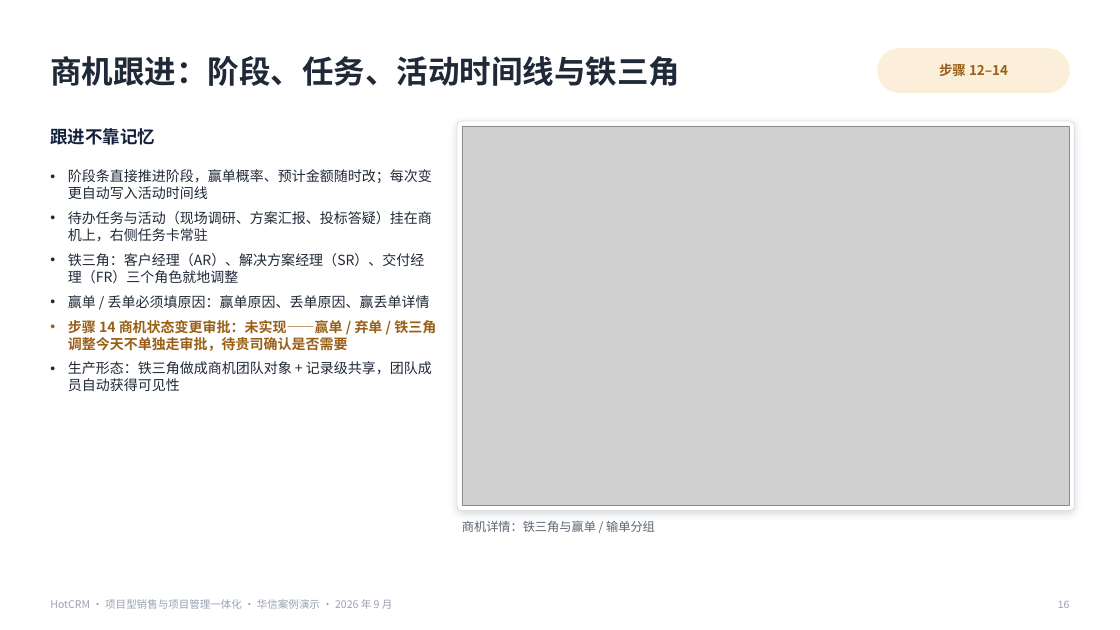
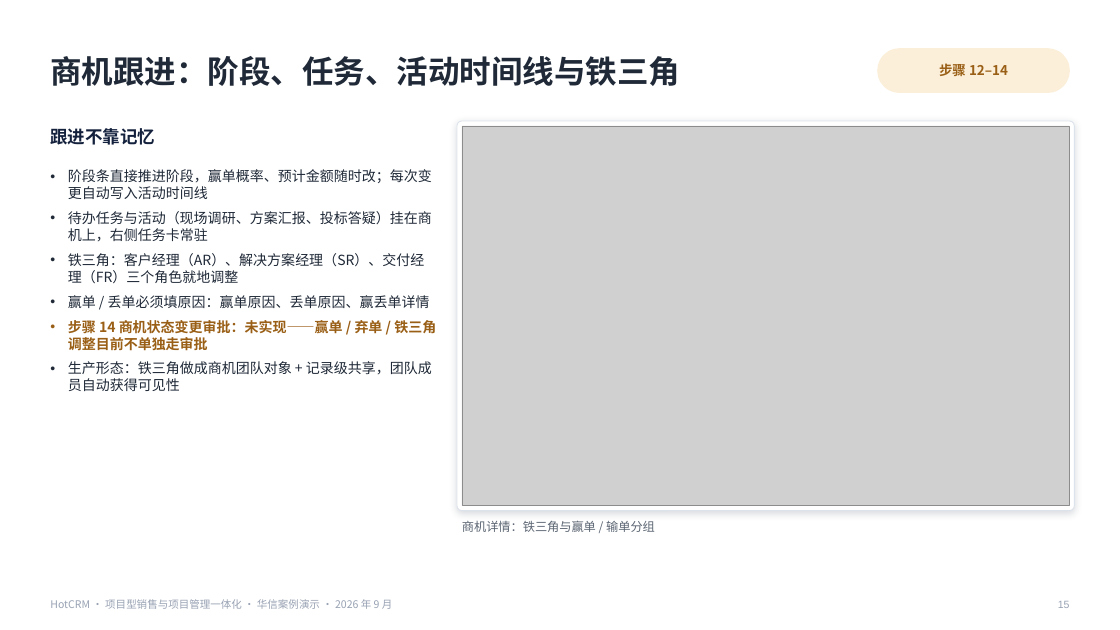
Before and after one commit to sunhaolin/hotcrm, a slide deck: slide 15 of docs/demo/psa-presales/客户汇报-华信案例.pptx (slide 16 before the commit). Drawn at 1120x630 pixels with LibreOffice and Linux fonts; fonts in the diff are those of the drawing; grey boxes stand for pictures. Boxes give left, top, right and bottom in pixels: in the first picture for what was removed or moved away, otherwise in the second. Text is boxed around its words. In the diff, an @@ line names an element or a change of style, - is before the commit and + after.

```diff
--- a/docs/demo/psa-presales/客户汇报-华信案例.pptx
+++ b/docs/demo/psa-presales/客户汇报-华信案例.pptx
@@ text at box(68, 320, 436, 350): text changed @@
-• 步骤 14 商机状态变更审批：未实现——赢单 / 弃单 / 铁三角调整今天不单独走审批，待贵司确认是否需要
+• 步骤 14 商机状态变更审批：未实现——赢单 / 弃单 / 铁三角调整目前不单独走审批
```
Also in this commit, not shown: 30 other slides changed, 1 slide removed, 2 other files.
